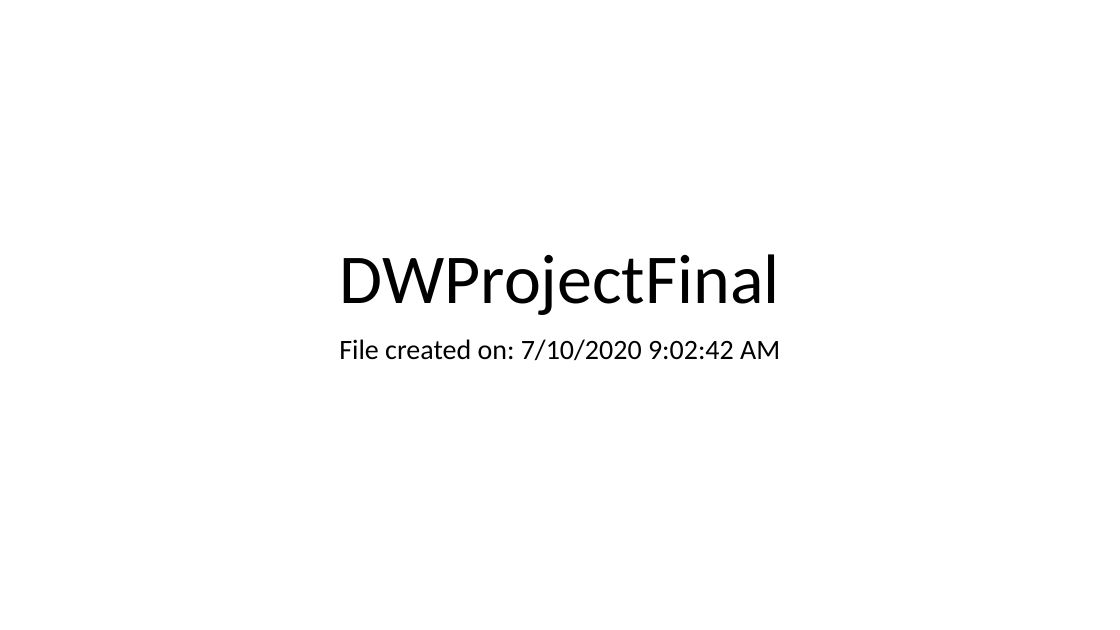
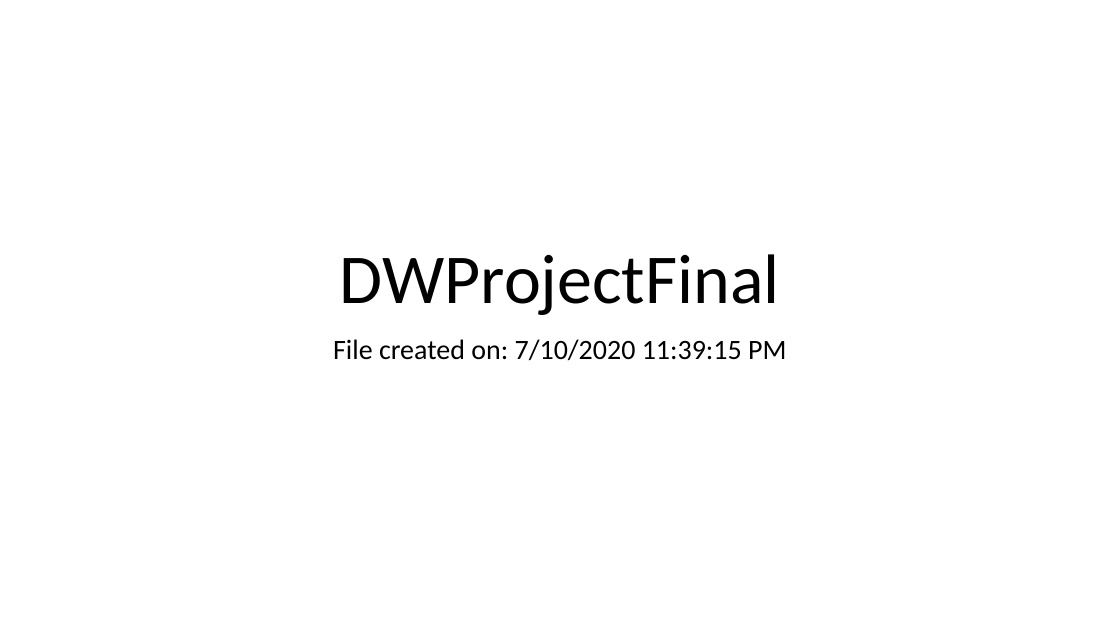
Before and after one commit to mosemb/DLTMClusterDataWareHousing, a slide deck: slide 1 of Tableau/DWProjectFinal.pptx. Drawn at 1120x630 pixels with LibreOffice and Linux fonts; fonts in the diff are those of the drawing. Boxes give left, top, right and bottom in pixels: in the first picture for what was removed or moved away, otherwise in the second. Text is boxed around its words. In the diff, an @@ line names an element or a change of style, - is before the commit and + after.

Commit message:
Updated slides

```diff
--- a/Tableau/DWProjectFinal.pptx
+++ b/Tableau/DWProjectFinal.pptx
@@ subtitle at <box>333,339,786,361</box>: text changed @@
-File created on: 7/10/2020 9:02:42 AM
+File created on: 7/10/2020 11:39:15 PM
```
Also in this commit, not shown: 26 slides added, 5 other files.
